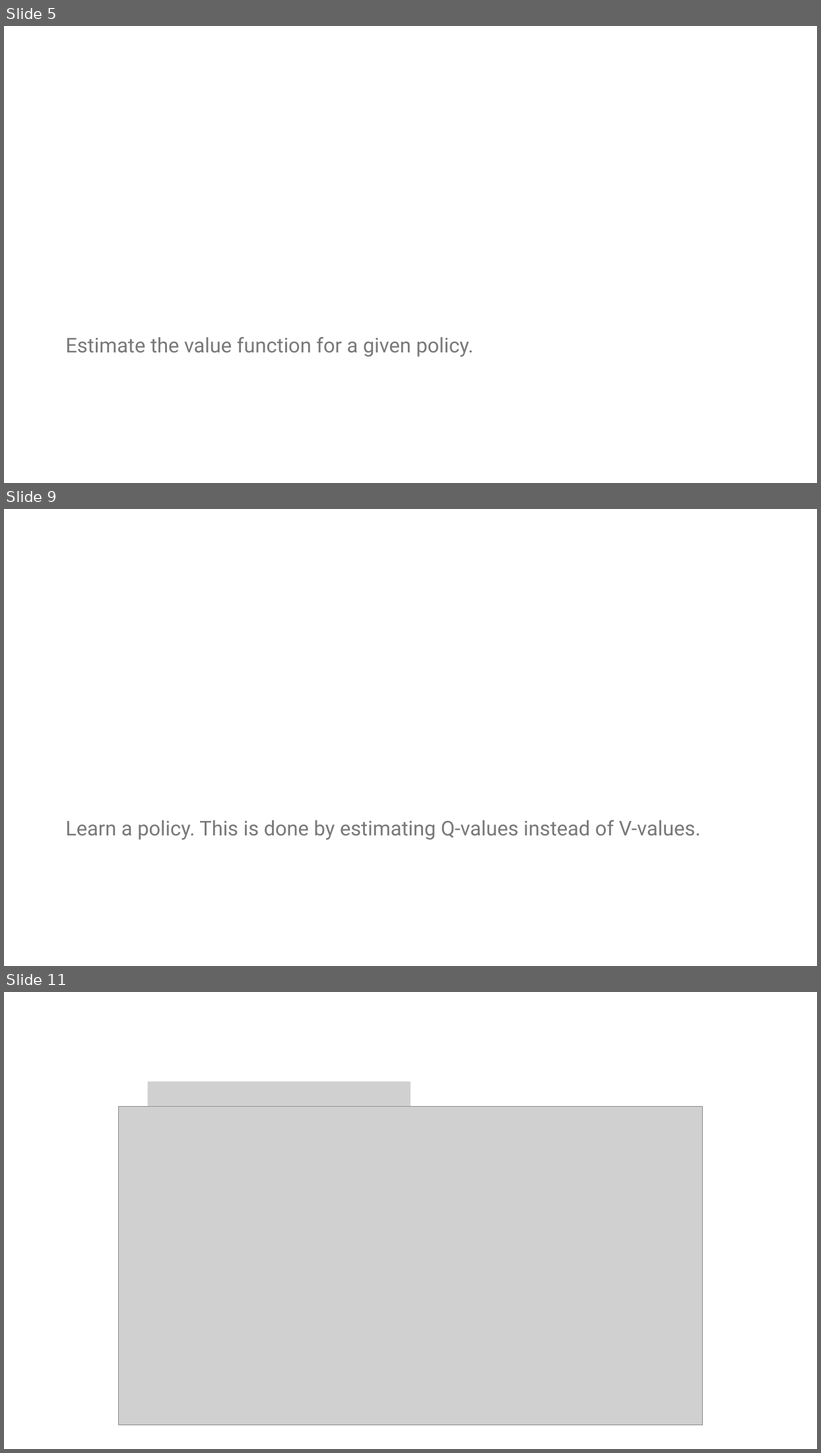
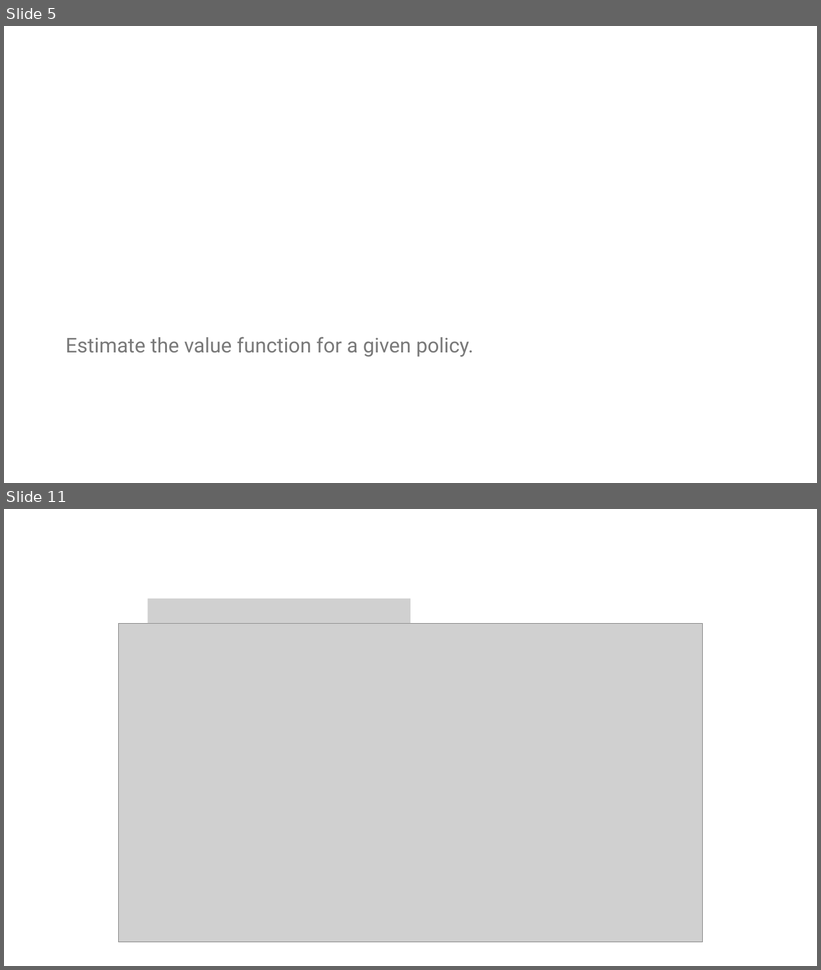
Before and after one commit to mhahsler/Introduction_to_Reinforcement_Learning, a slide deck: slides/Lecture_Chapter07.pptx. Shown one above the other, each under a label of ours: slides 5, 9 and 11 before the commit, slides 5 and 11 after it; the slides between them are not shown. The pictures are 821x1453 and 821x970 pixels, drawn with LibreOffice and Linux fonts; fonts in the diff are those of the drawing; grey boxes stand for pictures. Boxes give left, top, right and bottom in pixels: in the first picture for what was removed or moved away, otherwise in the second. Text is boxed around its words. In the diff, an @@ line names an element or a change of style, - is before the commit and + after.

```diff
--- a/slides/Lecture_Chapter07.pptx
+++ b/slides/Lecture_Chapter07.pptx
@@ slide 9 removed at box(4, 509, 817, 966), background #FFFFFF @@
@@ text removed at box(65, 820, 701, 840) @@
-Learn a policy. This is done by estimating Q-values instead of V-values.
```
Also in this commit, not shown: 8 slides changed, 4 slides added, 3 other slides removed, 4 other files.
